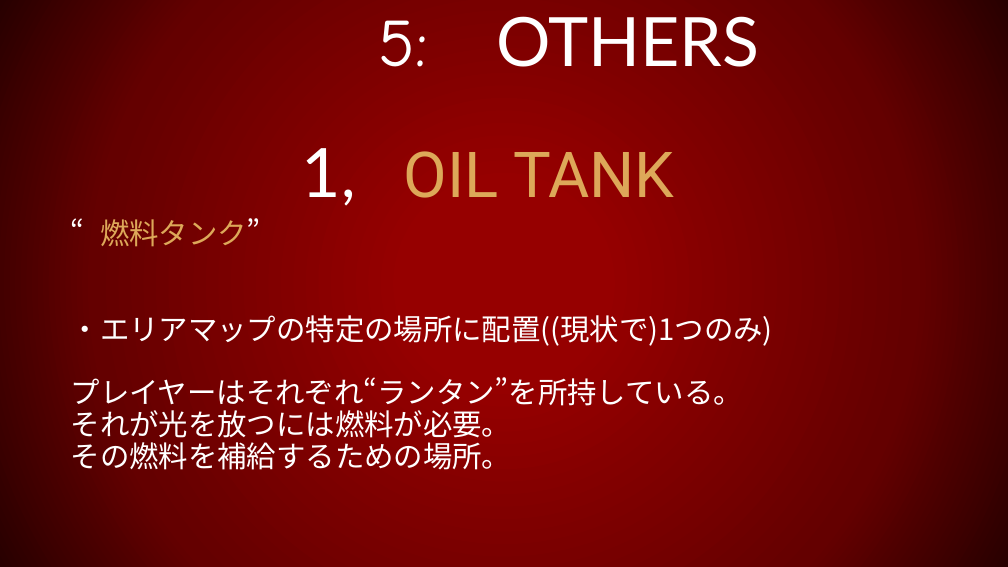
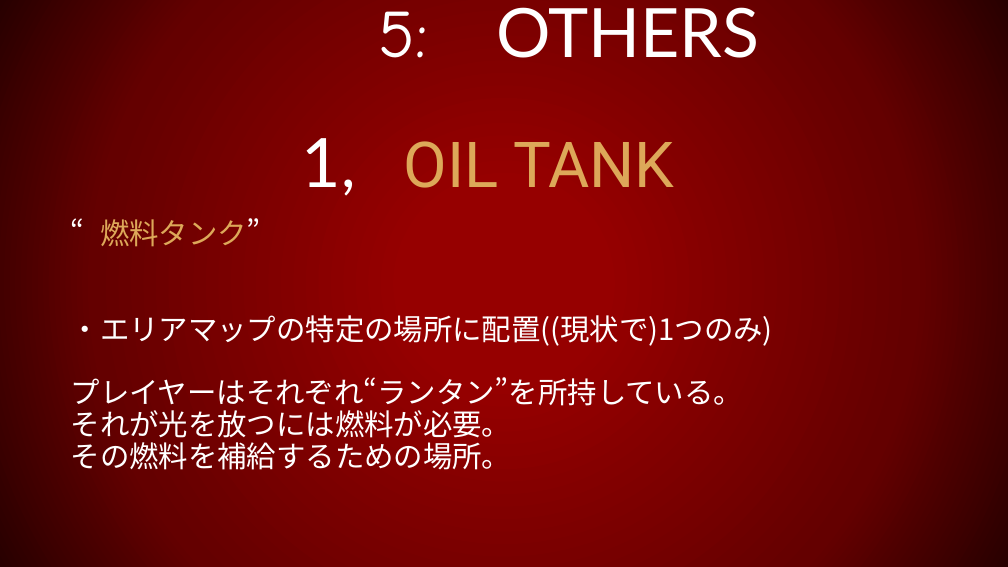
Before and after one commit to 1816025/UE4-Project, a slide deck: slide 13 of TEAM2020.pptx. Drawn at 1008x567 pixels with LibreOffice and Linux fonts; fonts in the diff are those of the drawing. Boxes give left, top, right and bottom in pixels: in the first picture for what was removed or moved away, otherwise in the second. Text is boxed around its words. In the diff, an @@ line names an element or a change of style, - is before the commit and + after.

```diff
--- a/TEAM2020.pptx
+++ b/TEAM2020.pptx
@@ title "5: OTHERS 1, OIL TANK": place and size @@
-title "5: OTHERS 1, OIL TANK" at [302,16,759,198]
+title "5: OTHERS 1, OIL TANK" at [302,7,759,188]
```
Also in this commit, not shown: 6 other slides changed, 3 other files.
